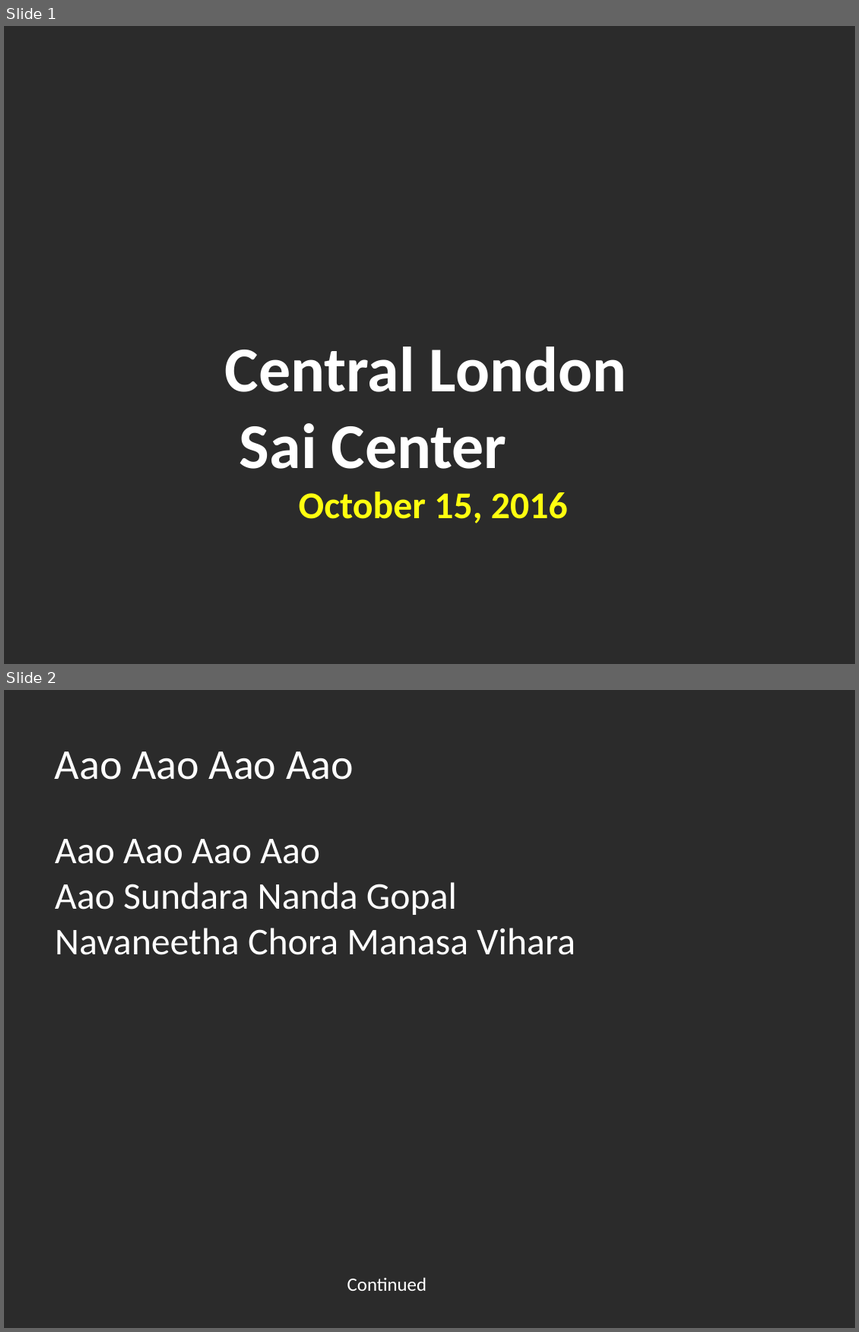
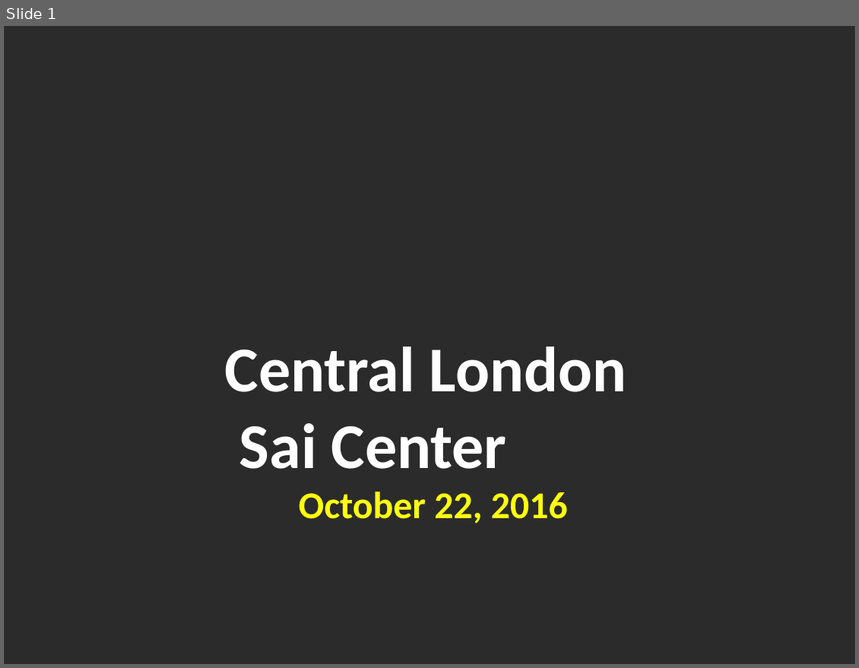
Before and after one commit to riteshreddyr/bhajanpresentationmaker, a slide deck: generated_ppts/bhajans.pptx. Shown one above the other, each under a label of ours: slides 1 and 2 before the commit, slide 1 after it. The pictures are 859x1332 and 859x668 pixels, drawn with LibreOffice and Linux fonts; fonts in the diff are those of the drawing; background and template pictures are left out; a plain dark background stands for a picture behind light text. Boxes give left, top, right and bottom in pixels: in the first picture for what was removed or moved away, otherwise in the second. Text is boxed around its words. In the diff, an @@ line names an element or a change of style, - is before the commit and + after.

```diff
--- a/generated_ppts/bhajans.pptx
+++ b/generated_ppts/bhajans.pptx
@@ slide 2 removed at (4,690,855,1328), background picture (left out) @@
@@ text removed at (55,752,354,780) @@
-Aao Aao Aao Aao
@@ text removed at (55,839,576,955) @@
-Aao Aao Aao Aao
-Aao Sundara Nanda Gopal
-Navaneetha Chora Manasa Vihara
@@ text removed at (348,1277,427,1291) @@
-Continued
@@ slide 1 changed as well @@
@@ text at (225,347,626,524): text changed @@
-Central London
-Sai Center
-October 15, 2016
+Central London
+Sai Center
+October 22, 2016
```
Also in this commit, not shown: 1 slide added, 2 other slides removed, 2 other files.
